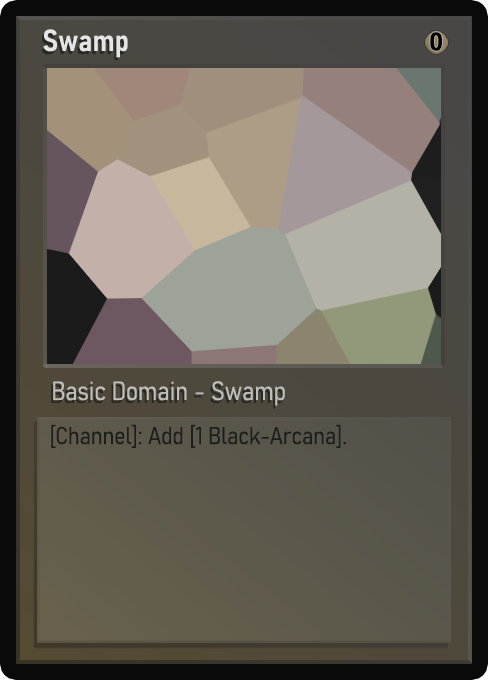
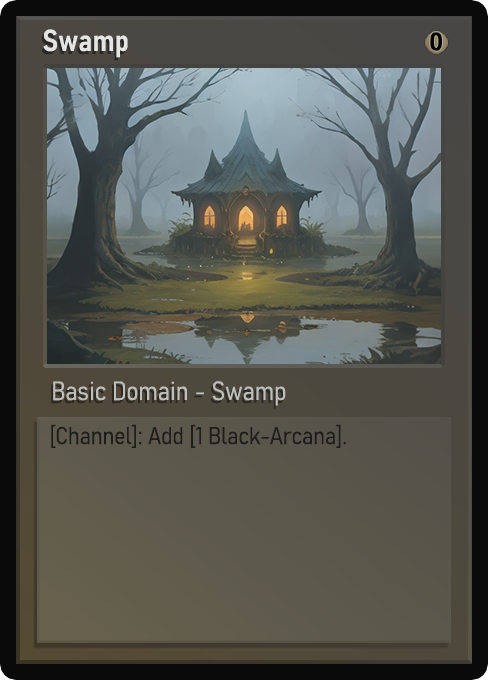
Before/after of a 488 × 680 layered artwork. What changed in the layer stack:
painted on "Name" over bbox(44, 29, 127, 52)
painted on "Class" over bbox(53, 381, 286, 406)
painted on "Desc_norm" over bbox(58, 427, 335, 445)
painted on "Artwork" over bbox(47, 68, 441, 364)
